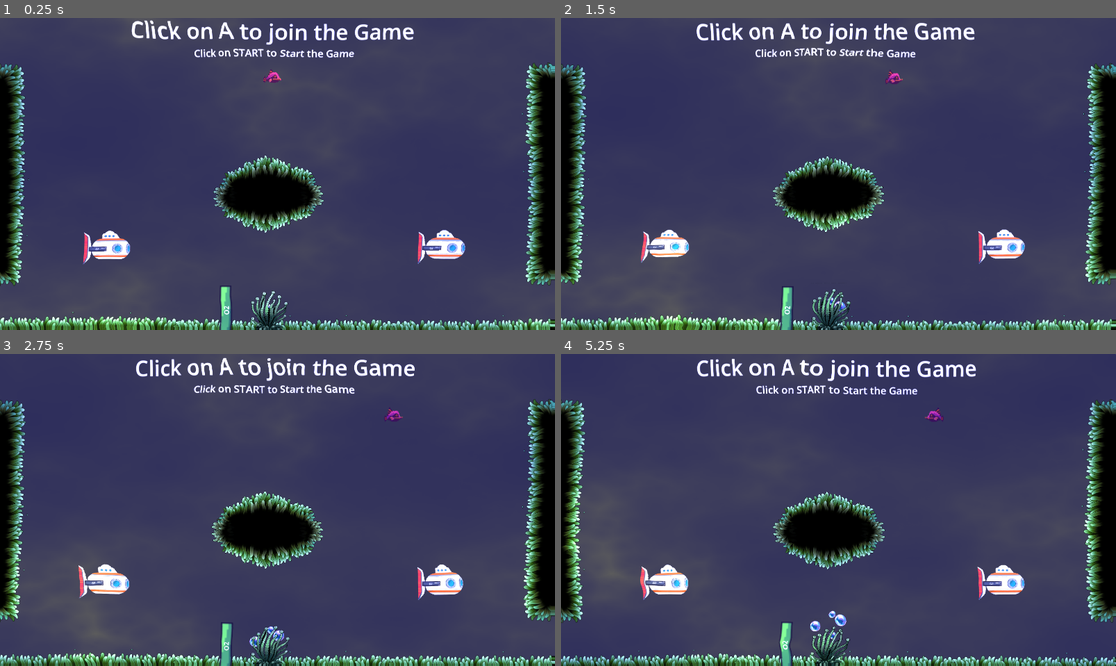
Above: before the commit, frames 1-4 (two rows, left to right).
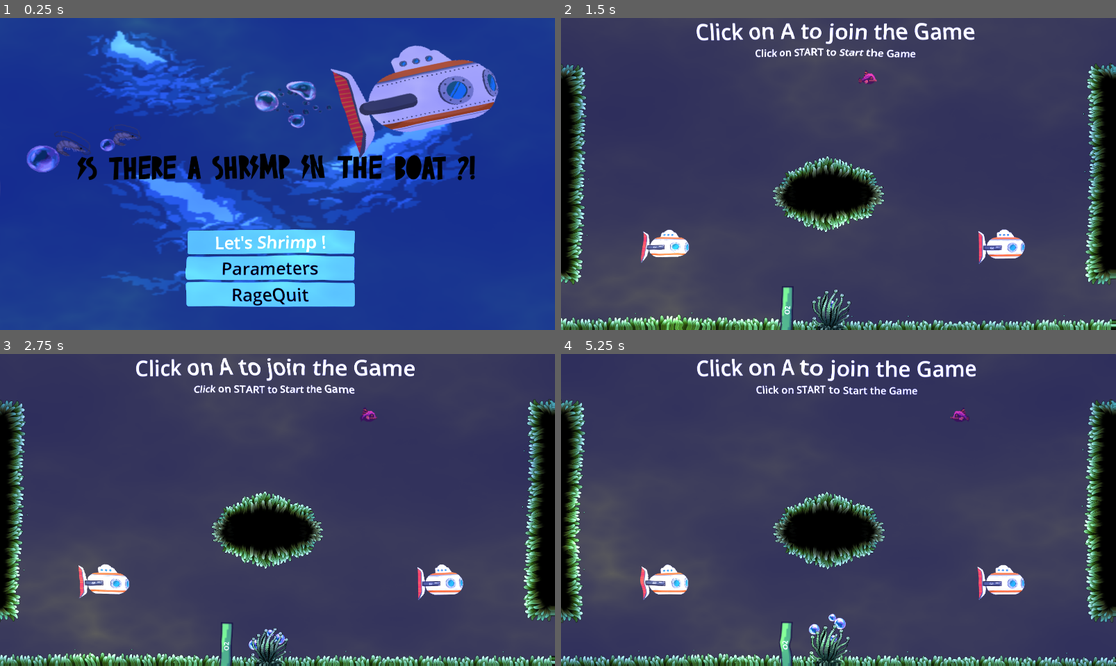
Above: after the commit, the same moments.

Repository: R1Debacker/GGJ_2025
Game: Godot game, scene res://scenes/main_menu.tscn
Two runs of this game, one before a commit and one after it. Both use one fixed random seed, a clock stepped at 60 frames per second and the inputs below. Before the commit the project starts from res://scenes/lobby.tscn. The engine's default icon, where the game draws it, is replaced by a stand-in: a white triangle on a blue panel in a dark square. Sound files missing from this copy of the repository are replaced by a short silence.
Inputs (mouse positions are in pixels of both pictures, inside the frame that each line leads up to):
- Up to frame 1 (0.25 s): no input
- Up to frame 2 (1.5 s): click (832, 242) at 0.5 s, where only the run after the commit has a clickable "Let's Shrimp !"; tap A at 1.25 s
- Up to frame 3 (2.75 s): tap A at 2 s
- Up to frame 4 (5.25 s): tap A every 0.75 s from 2.75 to 5 s

The runs differ from the first frame. In frame 1, 99% of the frame differs, in the area x 0-100%, y 0-100%; in frame 2, 0.6%; in frame 3, 0.5%; in frame 4, 0.8%.

Commit message:
Sound Balancing + Menus

Diff:
--- a/ggj2025/autoloads/game.tscn
+++ b/ggj2025/autoloads/game.tscn
@@ -14,6 +14,7 @@
 
 [node name="menu_button_sound" type="AudioStreamPlayer2D" parent="."]
 stream = ExtResource("2_bl4pm")
+bus = &"buttonclick"
 
 [node name="BackSound" type="AudioStreamPlayer2D" parent="."]
 stream = ExtResource("3_welhq")
@@ -31,8 +32,9 @@
 [node name="MenuMusic" type="AudioStreamPlayer2D" parent="."]
 stream = ExtResource("3_nlste")
 autoplay = true
+bus = &"MenuMusic"
 
 [node name="Timer" type="Timer" parent="."]
-wait_time = 10.0
+wait_time = 60.0
 
 [connection signal="timeout" from="Timer" to="." method="_on_timer_timeout"]
--- a/ggj2025/default_bus_layout.tres
+++ b/ggj2025/default_bus_layout.tres
@@ -16,6 +16,8 @@
 
 [sub_resource type="AudioEffectReverb" id="AudioEffectReverb_jwadj"]
 resource_name = "Reverb"
+room_size = 0.65
+wet = 0.33
 
 [sub_resource type="AudioEffectFilter" id="AudioEffectFilter_wv0go"]
 resource_name = "Filter"
@@ -27,7 +29,7 @@
 resource_name = "Reverb"
 
 [resource]
-bus/0/volume_db = -2.91905
+bus/0/volume_db = -5.625
 bus/0/effect/0/effect = SubResource("AudioEffectReverb_phqm0")
 bus/0/effect/0/enabled = false
 bus/0/effect/1/effect = SubResource("AudioEffectPhaser_mqhaf")
@@ -40,7 +42,7 @@
 bus/1/solo = false
 bus/1/mute = false
 bus/1/bypass_fx = false
-bus/1/volume_db = 0.0672607
+bus/1/volume_db = -5.32994
 bus/1/send = &"Master"
 bus/1/effect/0/effect = SubResource("AudioEffectReverb_jwadj")
 bus/1/effect/0/enabled = true
@@ -50,7 +52,7 @@
 bus/2/solo = false
 bus/2/mute = false
 bus/2/bypass_fx = false
-bus/2/volume_db = -4.003
+bus/2/volume_db = -21.0849
 bus/2/send = &"Master"
 bus/2/effect/0/effect = SubResource("AudioEffectFilter_c36au")
 bus/2/effect/0/enabled = false
@@ -60,7 +62,7 @@
 bus/3/solo = false
 bus/3/mute = false
 bus/3/bypass_fx = false
-bus/3/volume_db = -12.4553
+bus/3/volume_db = -27.4604
 bus/3/send = &"Master"
 bus/4/name = &"BubbleDeletion"
 bus/4/solo = false
@@ -72,11 +74,17 @@
 bus/5/solo = false
 bus/5/mute = false
 bus/5/bypass_fx = false
-bus/5/volume_db = -0.328256
+bus/5/volume_db = -19.6683
 bus/5/send = &"Master"
-bus/6/name = &"New Bus"
+bus/6/name = &"BubblePop"
 bus/6/solo = false
 bus/6/mute = false
 bus/6/bypass_fx = false
-bus/6/volume_db = 0.0
+bus/6/volume_db = 6.02
 bus/6/send = &"Master"
+bus/7/name = &"buttonclick"
+bus/7/solo = false
+bus/7/mute = false
+bus/7/bypass_fx = false
+bus/7/volume_db = -14.0622
+bus/7/send = &"Master"
--- a/ggj2025/project.godot
+++ b/ggj2025/project.godot
@@ -11,7 +11,7 @@
 [application]
 
 config/name="GGJ2025"
-run/main_scene="res://scenes/lobby.tscn"
+run/main_scene="res://scenes/main_menu.tscn"
 config/features=PackedStringArray("4.3", "Forward Plus")
 config/icon="res://assets/sprites/icon.svg"
 
@@ -28,6 +28,14 @@
 
 [input]
 
+ui_accept={
+"deadzone": 0.5,
+"events": [Object(InputEventKey,"resource_local_to_scene":false,"resource_name":"","device":0,"window_id":0,"alt_pressed":false,"shift_pressed":false,"ctrl_pressed":false,"meta_pressed":false,"pressed":false,"keycode":4194309,"physical_keycode":0,"key_label":0,"unicode":0,"location":0,"echo":false,"script":null)
+, Object(InputEventKey,"resource_local_to_scene":false,"resource_name":"","device":0,"window_id":0,"alt_pressed":false,"shift_pressed":false,"ctrl_pressed":false,"meta_pressed":false,"pressed":false,"keycode":4194310,"physical_keycode":0,"key_label":0,"unicode":0,"location":0,"echo":false,"script":null)
+, Object(InputEventKey,"resource_local_to_scene":false,"resource_name":"","device":0,"window_id":0,"alt_pressed":false,"shift_pressed":false,"ctrl_pressed":false,"meta_pressed":false,"pressed":false,"keycode":32,"physical_keycode":0,"key_label":0,"unicode":32,"location":0,"echo":false,"script":null)
+, Object(InputEventJoypadButton,"resource_local_to_scene":false,"resource_name":"","device":-1,"button_index":0,"pressure":0.0,"pressed":true,"script":null)
+]
+}
 move_left={
 "deadzone": 0.1,
 "events": [Object(InputEventKey,"resource_local_to_scene":false,"resource_name":"","device":0,"window_id":0,"alt_presse …(189 unchanged characters)…
--- a/ggj2025/scenes/lobby.tscn
+++ b/ggj2025/scenes/lobby.tscn
@@ -1,10 +1,10 @@
 [gd_scene load_steps=8 format=3 uid="uid://c0ksac4r53m4k"]
 
 [ext_resource type="Script" path="res://scripts/lobby.gd" id="1_vc4d4"]
-[ext_resource type="PackedScene" uid="uid://breeky17d2slx" path="res://scenes/water_shader.tscn" id="2_yrhn7"]
+[ext_resource type="PackedScene" uid="uid://bjinpqjoklw6o" path="res://scenes/water_shader.tscn" id="2_yrhn7"]
 [ext_resource type="PackedScene" uid="uid://dyn8uwh07g3p8" path="res://scenes/submarine.tscn" id="3_mhad8"]
 [ext_resource type="PackedScene" uid="uid://b3em41xciomo0" path="res://scenes/oxygen_stock.tscn" id="4_gg8yl"]
-[ext_resource type="PackedScene" uid="uid://bpj5rq6vpryhv" path="res://scenes/enemy.tscn" id="5_wn4pu"]
+[ext_resource type="PackedScene" uid="uid://bpj5rq6vpryhv" path="res://scenes/follow_fish.tscn" id="5_wn4pu"]
 [ext_resource type="PackedScene" uid="uid://b735q8edfkty1" path="res://scenes/platform_flat_long.tscn" id="7_csji5"]
 [ext_resource type="PackedScene" uid="uid://dv1vi6hjdllgj" path="res://scenes/platform_oval.tscn" id="8_2nuho"]
 
--- a/ggj2025/HugoLeBo/UI_Menus/main_menu.tscn
+++ b/ggj2025/scenes/main_menu.tscn
@@ -1,8 +1,9 @@
-[gd_scene load_steps=10 format=3 uid="uid://cfvfs2jhc66ra"]
+[gd_scene load_steps=13 format=3 uid="uid://cfvfs2jhc66ra"]
 
-[ext_resource type="Script" path="res://HugoLeBo/UI_Menus/main_menu.gd" id="1_o3vmd"]
+[ext_resource type="Script" path="res://scripts/main_menu.gd" id="1_o3vmd"]
 [ext_resource type="Texture2D" uid="uid://x7538hbs0j42" path="res://HugoLeBo/UI_Menus/main_menu.png" id="1_oe0lj"]
 [ext_resource type="FontFile" uid="uid://b8i5ovcrke3e" path="res://HugoLeBo/UI_Menus/PlayfulTime-BLBB8.ttf" id="2_o5ow0"]
+[ext_resource type="Script" path="res://scripts/start_button.gd" id="3_yuq8v"]
 [ext_resource type="PackedScene" uid="uid://bjinpqjoklw6o" path="res://scenes/water_shader.tscn" id="5_60bjs"]
 
 [sub_resource type="StyleBoxTexture" id="StyleBoxTexture_8yhja"]
@@ -34,6 +35,11 @@
 corner_radius_bottom_right = 8
 corner_radius_bottom_left = 8
 shadow_size = 2
+
+[sub_resource type="InputEventKey" id="InputEventKey_f4ih6"]
+
+[sub_resource type="Shortcut" id="Shortcut_ibeux"]
+events = [SubResource("InputEventKey_f4ih6")]
 
 [node name="main_menu" type="Control"]
 layout_mode = 3
@@ -85,7 +91,10 @@
 theme_override_styles/hover = SubResource("StyleBoxFlat_mr4ol")
 theme_override_styles/pressed = SubResource("StyleBoxFlat_qeaj2")
 theme_override_styles/normal = SubResource("StyleBoxFlat_5oiw7")
+action_mode = 0
+shortcut = SubResource("Shortcut_ibeux")
 text = "Let's Shrimp !"
+script = ExtResource("3_yuq8v")
 
 [node name="ParametersButton" type="Button" parent="VBoxContainer"]
 layout_mode = 2
--- a/ggj2025/scenes/oxygen_stock.tscn
+++ b/ggj2025/scenes/oxygen_stock.tscn
@@ -74,5 +74,6 @@
 rotation = -1.5708
 scale = Vector2(5, 5)
 stream = ExtResource("4_tmnu2")
+bus = &"BubbleSpawn"
 
 [connection signal="timeout" from="SpawnTimer" to="." method="_on_spawn_timer_timeout"]
--- a/ggj2025/HugoLeBo/UI_Menus/parameters.tscn
+++ b/ggj2025/scenes/parameters.tscn
@@ -1,8 +1,8 @@
 [gd_scene load_steps=9 format=3 uid="uid://bst61aw4bg8w3"]
 
-[ext_resource type="Script" path="res://HugoLeBo/UI_Menus/parameters.gd" id="1_fr5m5"]
+[ext_resource type="Script" path="res://scripts/parameters.gd" id="1_fr5m5"]
 [ext_resource type="Texture2D" uid="uid://x7538hbs0j42" path="res://HugoLeBo/UI_Menus/main_menu.png" id="2_5dabr"]
-[ext_resource type="FontFile" uid="uid://b8i5ovcrke3e" path="res://HugoLeBo/UI_Menus/PlayfulTime-BLBB8.ttf" id="3_qrwx5"]
+[ext_resource type="Script" path="res://scripts/start_button.gd" id="3_65p1c"]
 [ext_resource type="PackedScene" uid="uid://bjinpqjoklw6o" path="res://scenes/water_shader.tscn" id="4_tu0uq"]
 
 [sub_resource type="StyleBoxTexture" id="StyleBoxTexture_8yhja"]
@@ -51,10 +51,10 @@
 anchor_top = 0.5
 anchor_right = 0.5
 anchor_bottom = 0.5
-offset_left = -990.0
-offset_top = -510.0
-offset_right = 930.0
-offset_bottom = 570.0
+offset_left = -956.0
+offset_top = -540.0
+offset_right = 964.0
+offset_bottom = 540.0
 grow_horizontal = 2
 grow_vertical = 2
 theme_override_styles/panel = SubResource("StyleBoxTexture_8yhja")
@@ -72,9 +72,8 @@
 grow_horizontal = 2
 grow_vertical = 0
 theme_override_colors/font_color = Color(0, 0, 0, 1)
-theme_override_fonts/font = ExtResource("3_qrwx5")
 theme_override_font_sizes/font_size = 100
-text = "parameters"
+text = "SKILL IS THE ONLY PARAMETER"
 
 [node name="BackButton" type="Button" parent="."]
 layout_mode = 1
@@ -94,9 +93,10 @@
 theme_override_styles/hover = SubResource("StyleBoxFlat_sfhp2")
 theme_override_styles/pressed = SubResource("StyleBoxFlat_7c2ax")
 theme_override_styles/normal = SubResource("StyleBoxFlat_8w74q")
-text = "BACK TO MENU"
+text = "Back"
+script = ExtResource("3_65p1c")
 
 [node name="Sprite2D" parent="." instance=ExtResource("4_tu0uq")]
-position = Vector2(-25, 9)
+position = Vector2(10, -50)
 
 [connection signal="pressed" from="BackButton" to="." method="_on_back_button_pressed"]
--- a/ggj2025/HugoLeBo/UI_Menus/main_menu.gd
+++ b/ggj2025/scripts/main_menu.gd
@@ -5,11 +5,11 @@
 	Game.menu_music.stop()
 	Game.back_sound.play()
 	Game.timer.start()
-	get_tree().change_scene_to_file("res://Erwann le carry/test_erwann.tscn")
+	get_tree().change_scene_to_file("res://scenes/lobby.tscn")
 
 func _on_parameters_button_pressed() -> void:
 	Game.menu_button_sound.play()
-	get_tree().change_scene_to_file("res://HugoLeBo/UI_Menus/parameters.tscn")
+	get_tree().change_scene_to_file("res://scenes/parameters.tscn")
 
 func _on_exit_button_pressed() -> void:
 	Game.menu_button_sound.play()
--- /dev/null
+++ b/ggj2025/scripts/parameters.gd
@@ -0,0 +1,14 @@
+extends Control
+
+# Called when the node enters the scene tree for the first time.
+func _ready() -> void:
+	pass # Replace with function body.
+
+# Called every frame. 'delta' is the elapsed time since the previous frame.
+func _process(delta: float) -> void:
+	pass
+
+func _on_back_button_pressed() -> void:
+	Game.menu_button_sound.play()
+	get_tree().change_scene_to_file("res://scenes/main_menu.tscn")
+	pass # Replace with function body.
--- a/ggj2025/HugoLeBo/UI_Menus/parameters.gd
+++ b/ggj2025/scripts/start_button.gd
@@ -1,14 +1,12 @@
-extends Control
+extends Button
+
 
 # Called when the node enters the scene tree for the first time.
 func _ready() -> void:
+	grab_focus()
 	pass # Replace with function body.
+
 
 # Called every frame. 'delta' is the elapsed time since the previous frame.
 func _process(delta: float) -> void:
 	pass
-
-func _on_back_button_pressed() -> void:
-	Game.menu_button_sound.play()
-	get_tree().change_scene_to_file("res://HugoLeBo/UI_Menus/main_menu.tscn")
-	pass # Replace with function body.
Renamed: ggj2025/node_2d.gd -> ggj2025/scripts/node_2d.gd
